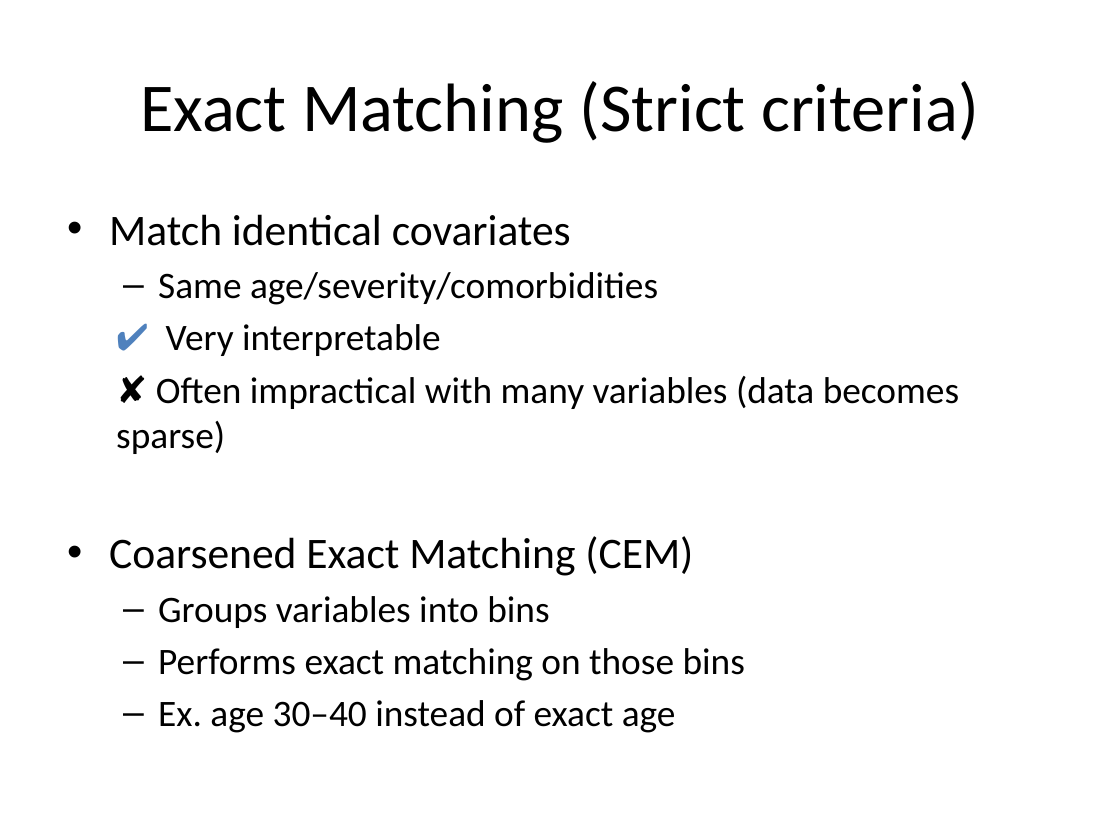
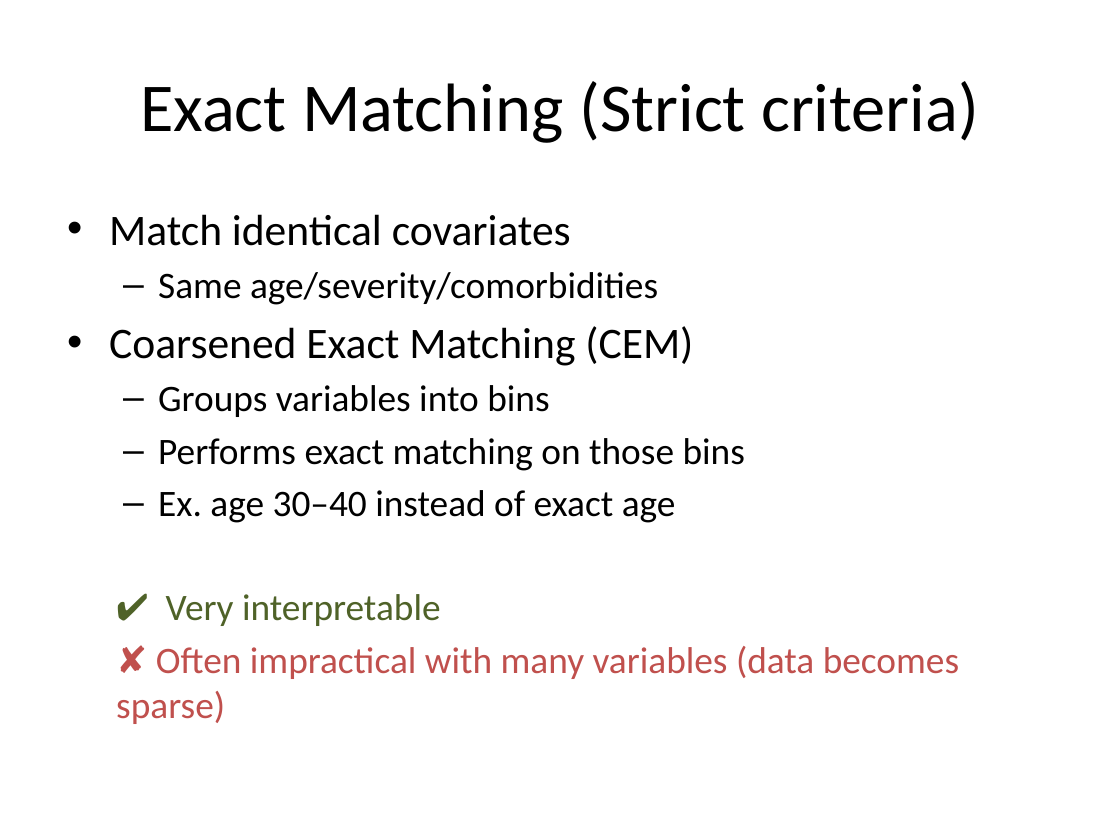
Before and after one commit to cartercompbio/PSTP_bootcamp_2026, a slide deck: slide 5 of Modules/Day_5/MatchingAlgorithms_Lecture.pptx. Drawn at 1120x840 pixels with LibreOffice and Linux fonts; fonts in the diff are those of the drawing. Boxes give left, top, right and bottom in pixels: in the first picture for what was removed or moved away, otherwise in the second. Text is boxed around its words. In the diff, an @@ line names an element or a change of style, - is before the commit and + after.

```diff
--- a/Modules/Day_5/MatchingAlgorithms_Lecture.pptx
+++ b/Modules/Day_5/MatchingAlgorithms_Lecture.pptx
@@ text at (116,324,959,454): paragraphs removed @@
-  ✔ Very interpretable
-  ✘ Often impractical with many variables (data becomes sparse)
@@ text at (116,594,959,724): paragraphs added @@
+  ✔ Very interpretable
+  ✘ Often impractical with many variables (data becomes sparse)
```
Also in this commit, not shown: 7 other slides changed, 3 slides added.
